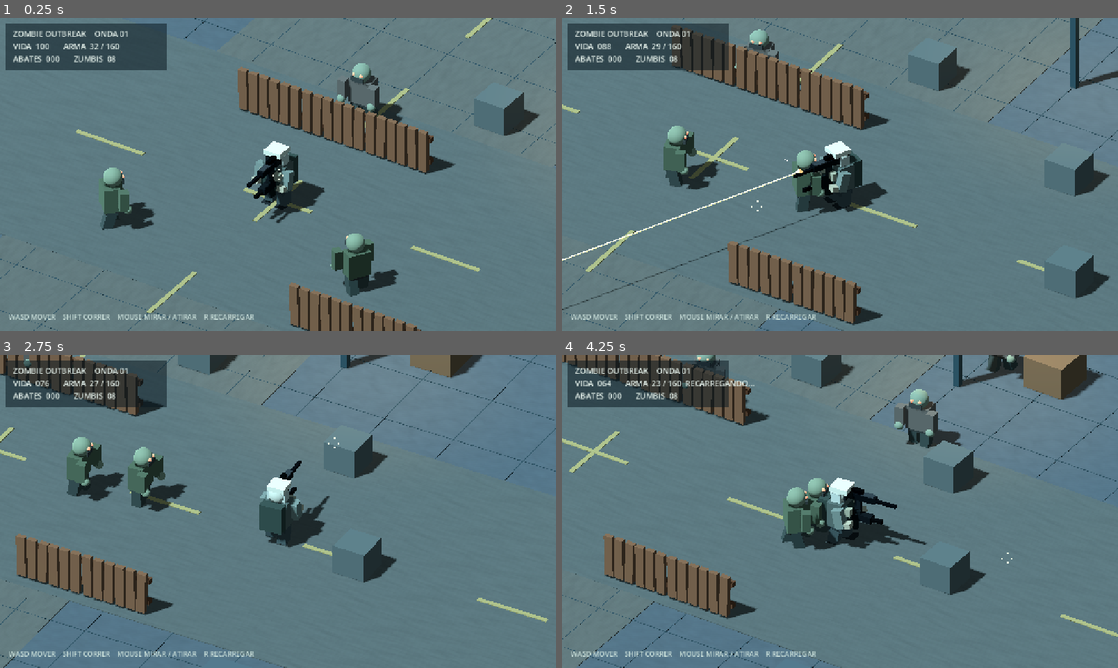
Above: before the commit, frames 1-4 (two rows, left to right).
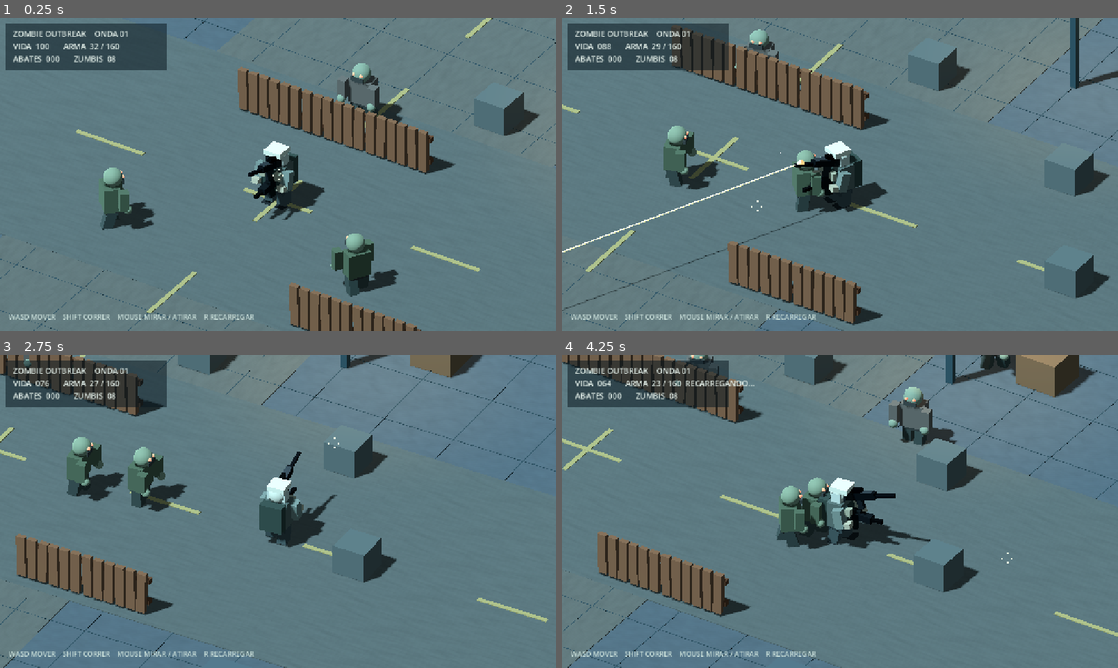
Above: after the commit, the same moments.

Repository: lulualcides-sys/Zumbi
Game: Godot game, scene res://scenes/Main.tscn
Two runs of this game, one before a commit and one after it. Both use one fixed random seed, a clock stepped at 60 frames per second and the inputs below.
Inputs (mouse positions are in pixels of both pictures, inside the frame that each line leads up to):
- Up to frame 1 (0.25 s): no input
- Up to frame 2 (1.5 s): tap Enter at 0.5 s; move the mouse to (962, 158) at 0.52 s; hold D 0.53-1.25 s; hold Enter 0.53-1.25 s; click (962, 158) at 0.67 s; drag from (728, 190) to (812, 237) at 1.27 s
- Up to frame 3 (2.75 s): move the mouse to (333, 442) at 2.02 s; hold D from 2.03 s (still down); hold Shift from 2.03 s (still down)
- Up to frame 4 (4.25 s): release D at 2.75 s; release Shift at 2.75 s; drag from (812, 574) to (673, 464) at 2.77 s; move the mouse to (1006, 558) at 3.52 s; hold A from 3.53 s (still down); hold R from 3.53 s (still down)

The runs differ from the first frame. In frame 1, 0.2% of the frame differs, in the area x 44-53%, y 44-66%; in frame 2, 0.8%; in frame 3, 0.2%; in frame 4, 9.2%, in the area x 0-100%, y 0-100%.

Commit message:
fix: angle gun upward into animated ready hands, preserving forward body orientation

Diff:
--- a/scripts/WeaponVisual.gd
+++ b/scripts/WeaponVisual.gd
@@ -58,6 +58,9 @@
     var holder := Node3D.new()
     holder.name = "VisibleRifleMount"
     holder.position = RIFLE_OFFSET
+    # Tilt barrel into the imported rifle-ready hand pose; previous weapon
+    # pointed toward the ground despite the arms being raised.
+    holder.rotation.x = -0.28
     body.add_child(holder)
 
     var source_ok := false
